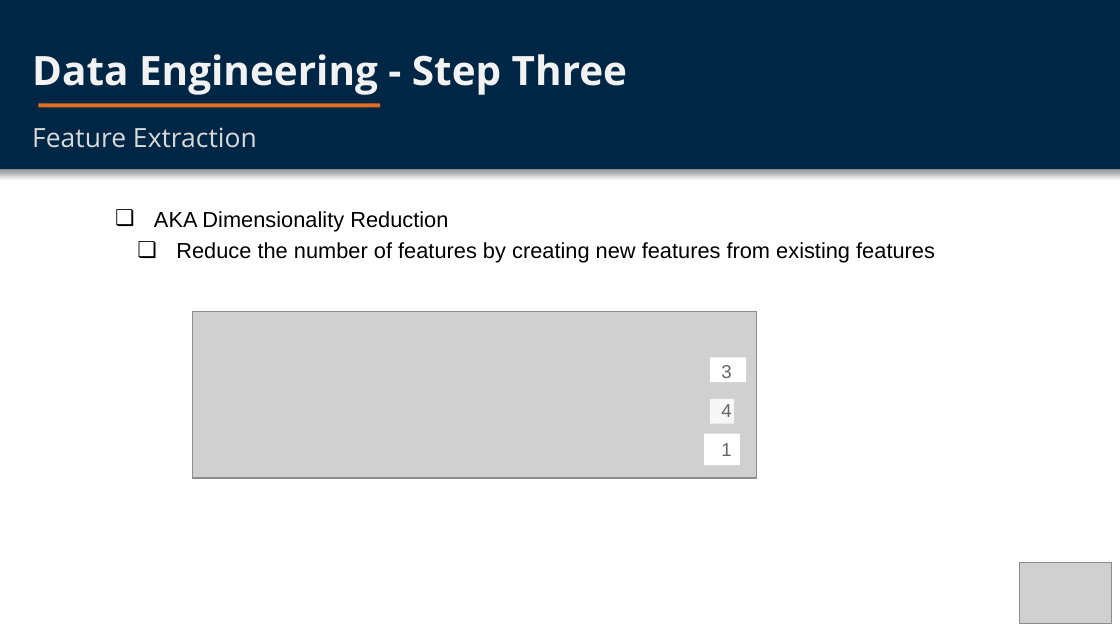
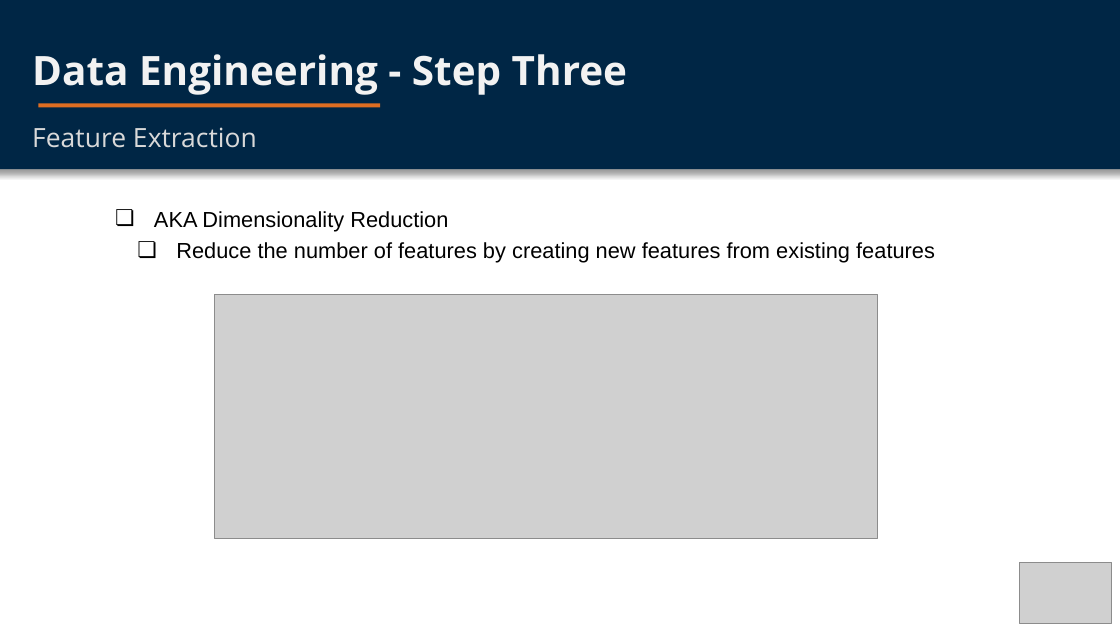
Before and after one commit to vbloise3/awsCert, a slide deck: slide 5 of public/Exam Notes/1-Introduction - Data Engineering.pptx. Drawn at 1120x630 pixels with LibreOffice and Linux fonts; fonts in the diff are those of the drawing; grey boxes stand for pictures. Boxes give left, top, right and bottom in pixels: in the first picture for what was removed or moved away, otherwise in the second. Text is boxed around its words. In the diff, an @@ line names an element or a change of style, - is before the commit and + after.

```diff
--- a/public/Exam Notes/1-Introduction - Data Engineering.pptx
+++ b/public/Exam Notes/1-Introduction - Data Engineering.pptx
@@ picture: place and size @@
-picture at <box>193,311,756,478</box>
+picture at <box>215,295,878,539</box>
@@ group removed at <box>704,357,746,465</box>: 3 rectangles, 3 texts @@
-3
-4
-1
```
Also in this commit, not shown: 4 other slides changed, 3 other files.
